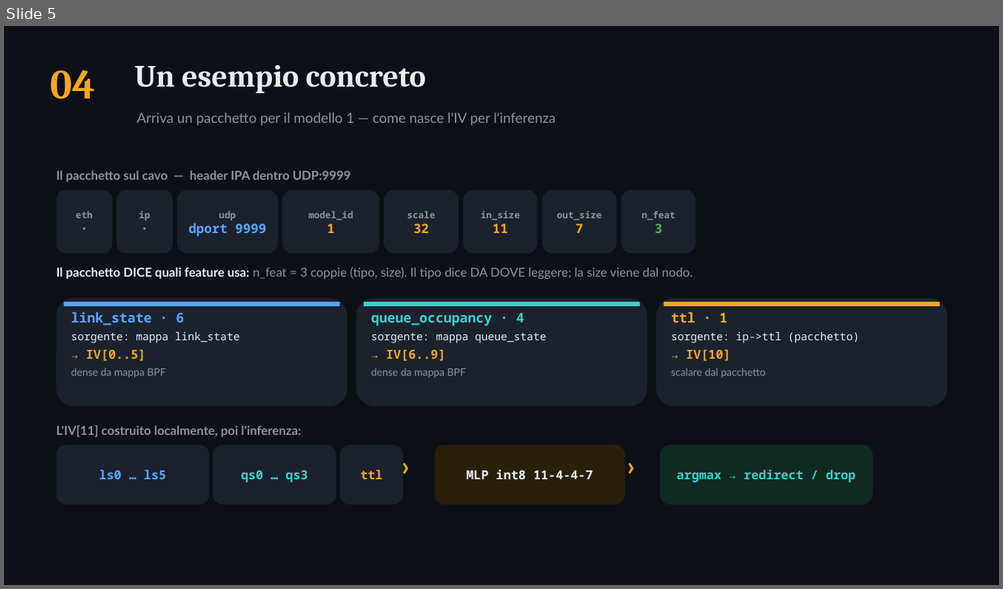
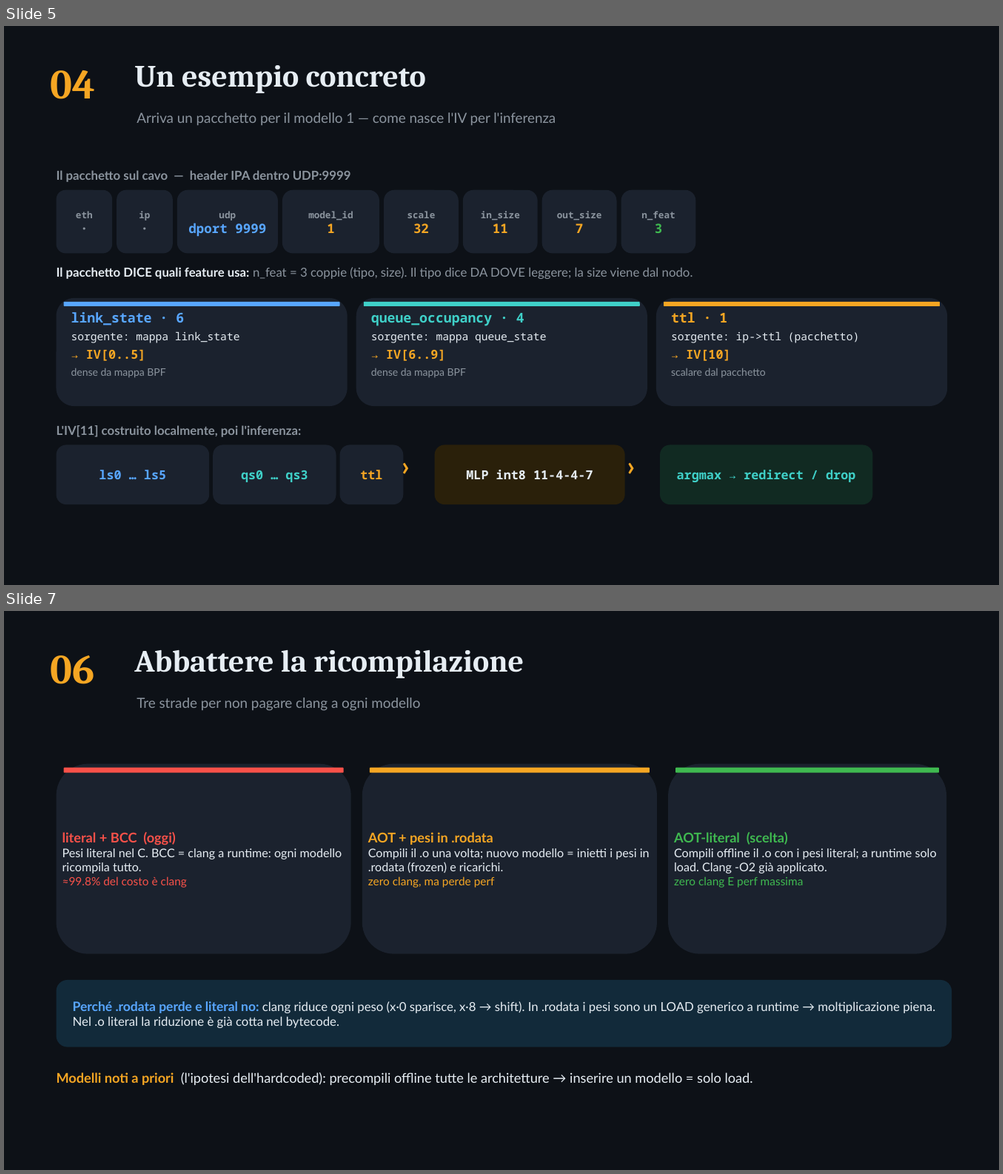
Before and after one commit to ettore-cantile/ipa_lab, a slide deck: docs/IPA_hardcoded_IV_ricompilazione.pptx. Shown one above the other, each under a label of ours: slide 5 before the commit, slides 5 and 7 after it; the slides between them are not shown. The pictures are 1003x589 and 1003x1174 pixels, drawn with LibreOffice and Linux fonts; fonts in the diff are those of the drawing. Boxes give left, top, right and bottom in pixels: in the first picture for what was removed or moved away, otherwise in the second. Text is boxed around its words. In the diff, an @@ line names an element or a change of style, - is before the commit and + after.

```diff
--- a/docs/IPA_hardcoded_IV_ricompilazione.pptx
+++ b/docs/IPA_hardcoded_IV_ricompilazione.pptx
@@ slide 7 added at [4, 611, 999, 1170], background #FFFFFF @@
@@ rectangle added at [4, 611, 999, 1170], fill #0D1117 @@
@@ text added at [134, 650, 523, 678], 30 pt, text #E6EDF3, bold @@
+Abbattere la ricompilazione
@@ text added at [50, 655, 94, 684], 40 pt, text #F5A623, bold @@
+06
@@ text added at [136, 698, 420, 711], 13.5 pt, text #8B949E @@
+Tre strade per non pagare clang a ogni modello
@@ rounded rectangle added at [57, 764, 351, 954], fill #1B222E @@
@@ rounded rectangle added at [362, 764, 657, 954], fill #1B222E @@
@@ rounded rectangle added at [668, 764, 946, 954], fill #1B222E @@
@@ rounded rectangle added at [64, 768, 344, 773], fill #F85149 @@
@@ rounded rectangle added at [370, 768, 649, 773], fill #F5A623 @@
@@ rounded rectangle added at [675, 768, 939, 773], fill #3FB950 @@
@@ text added at [62, 832, 342, 888], 11.5 pt, text #E6EDF3 @@
+literal + BCC (oggi)
+Pesi literal nel C. BCC = clang a runtime: ogni modello ricompila tutto.
+≈99.8% del costo è clang
@@ text added at [368, 832, 649, 888], 11.5 pt, text #E6EDF3 @@
+AOT + pesi in .rodata
+Compili il .o una volta; nuovo modello = inietti i pesi in .rodata (frozen) e ricarichi.
+zero clang, ma perde perf
@@ text added at [674, 832, 936, 888], 11.5 pt, text #E6EDF3 @@
+AOT-literal (scelta)
+Compili offline il .o con i pesi literal; a runtime solo load. Clang -O2 già applicato.
+zero clang E perf massima
@@ rounded rectangle added at [57, 980, 951, 1048], fill #122A3A @@
@@ text added at [73, 1002, 935, 1028], 12 pt, text #E6EDF3 @@
+Perché .rodata perde e literal no: clang riduce ogni peso (x·0 sparisce, x·8 → shift). In .rodata i pesi sono un LOAD generico a runtime → moltiplicazione piena. Nel .o literal la riduzione è già cotta nel bytecode.
@@ text added at [57, 1073, 753, 1085], 13 pt, text #E6EDF3 @@
+Modelli noti a priori (l'ipotesi dell'hardcoded): precompili offline tutte le architetture → inserire un modello = solo load.
```
Also in this commit, not shown: 1 slide changed, 5 other slides added, 3 slides removed.
